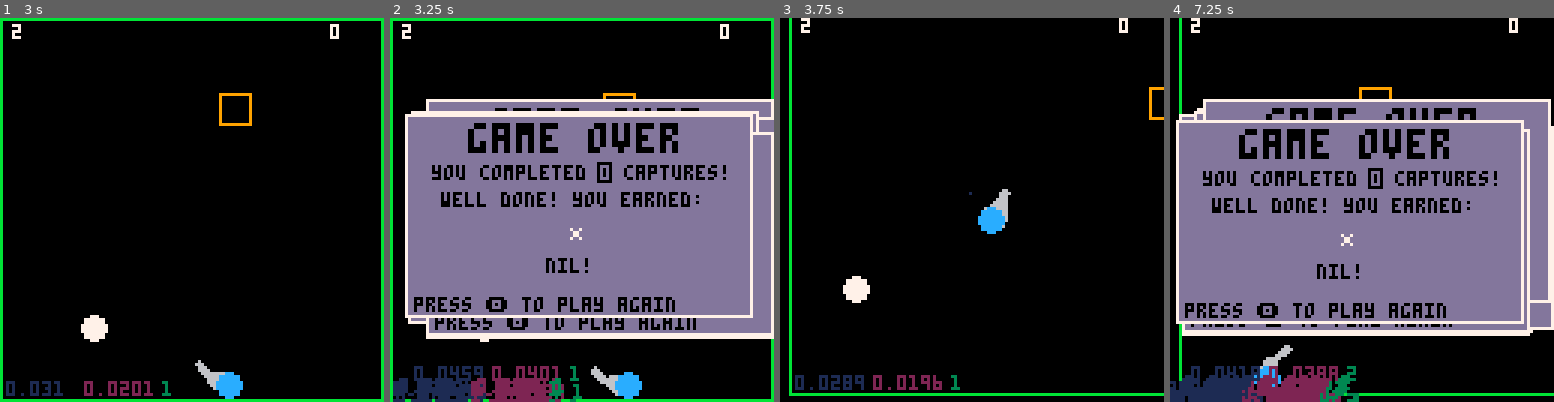
Above: before the commit, frames 1-4 (left to right).
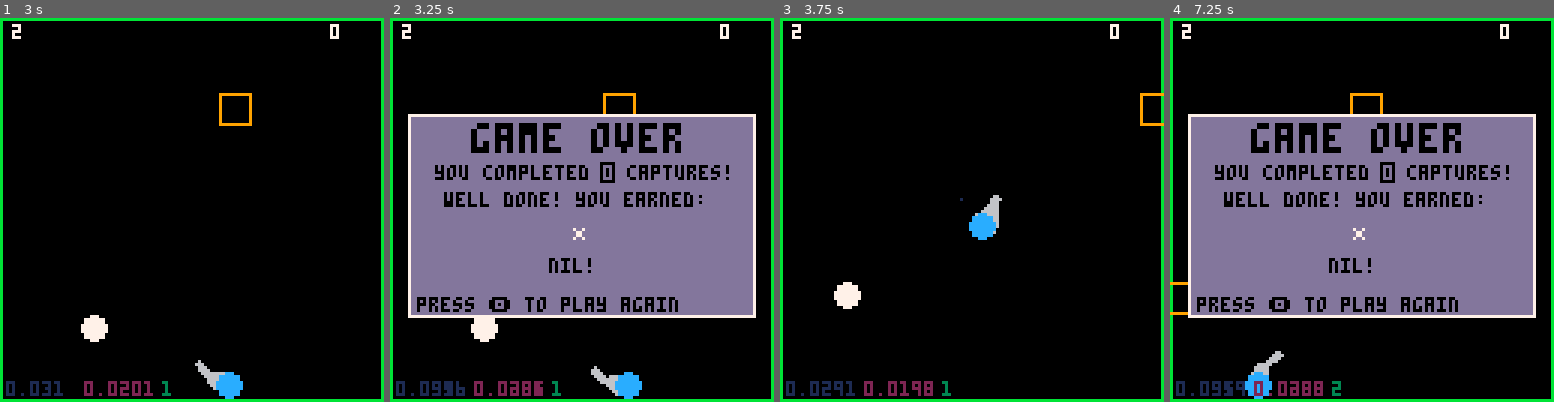
Above: after the commit, the same moments.

Repository: brettski/pico-8
Game: PICO-8 cartridge pivotpico.p8
Two runs of this game, one before a commit and one after it. Both use one fixed random seed, a clock stepped at 60 frames per second and the inputs below.
Inputs:
- Up to frame 1 (3 s): tap X (X key) at 0.33, 1.07, 1.85, 2.97 s; tap O (Z key) at 0.7, 1.7, 2.1, 2.5, 2.9 s
- Up to frame 2 (3.25 s): no input
- Up to frame 3 (3.75 s): tap O (Z key) at 3.3, 3.7 s
- Up to frame 4 (7.25 s): tap X (X key) at 4.08, 5.2, 6.32 s; tap O (Z key) every 0.4 s from 4.1 to 6.9 s

Frame 1 is identical in both runs. In frame 2, 20% of the frame differs, in the area x 0-100%, y 21-100%; in frame 3, 7.0%; in frame 4, 29%, in the area x 0-100%, y 0-100%.

Commit message:
remove shake. start explode

Diff:
--- a/pivotpico.p8
+++ b/pivotpico.p8
@@ -73,12 +73,20 @@
 --2
 
 function gameover_u()
+ gameover_u1()
+end
+
+function gameover_d()
+ gameover_d1()
+end
+
+function gameover_u1()
  if btnp(🅾️) then
   start_game()
  end
 end
 
-function gameover_d()
+function gameover_d1()
  rect(6,32,121,99,7)
  rectfill(7,33,120,98,13)
  print("\^w\^t\^bgame over",27,35,0)
@@ -91,7 +99,7 @@
  local x = (113\2+5) - (#wi.t*4\2)
  print(wi.t,x,80)
  print("press 🅾️ to play again",9,93)
- doshake();
+ --doshake();
 end
 
 function game_over()
